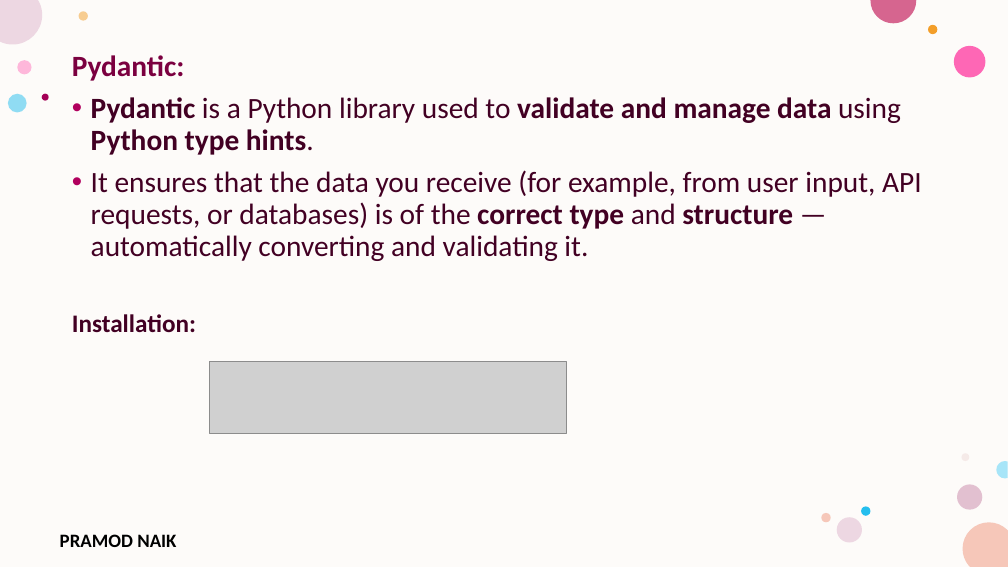
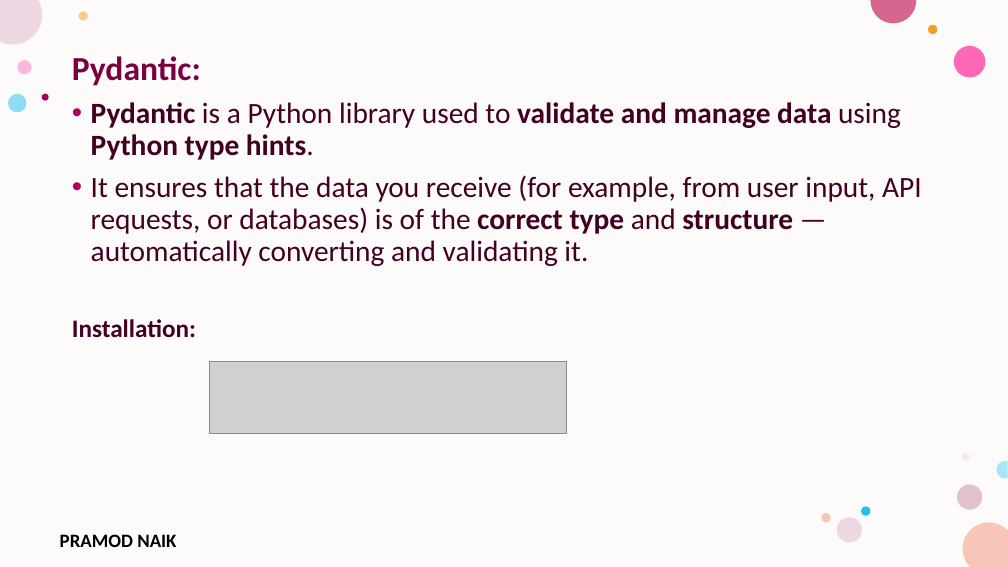
Before and after one commit to PRAMODNAIK-DEV/Backend-Dev-using-Python-FastAPI, a slide deck: slide 32 of FastAPI/Introduction to FastAPI.pptx. Drawn at 1008x567 pixels with LibreOffice and Linux fonts; fonts in the diff are those of the drawing; grey boxes stand for pictures; background and template pictures are left out. Boxes give left, top, right and bottom in pixels: in the first picture for what was removed or moved away, otherwise in the second. Text is boxed around its words. In the diff, an @@ line names an element or a change of style, - is before the commit and + after.

```diff
--- a/FastAPI/Introduction to FastAPI.pptx
+++ b/FastAPI/Introduction to FastAPI.pptx
@@ text at (72, 56, 201, 86): size 28 to 32 pt in "Pydantic:" @@
```
Also in this commit, not shown: 6 other slides changed, 16 slides removed, 1 other file.
